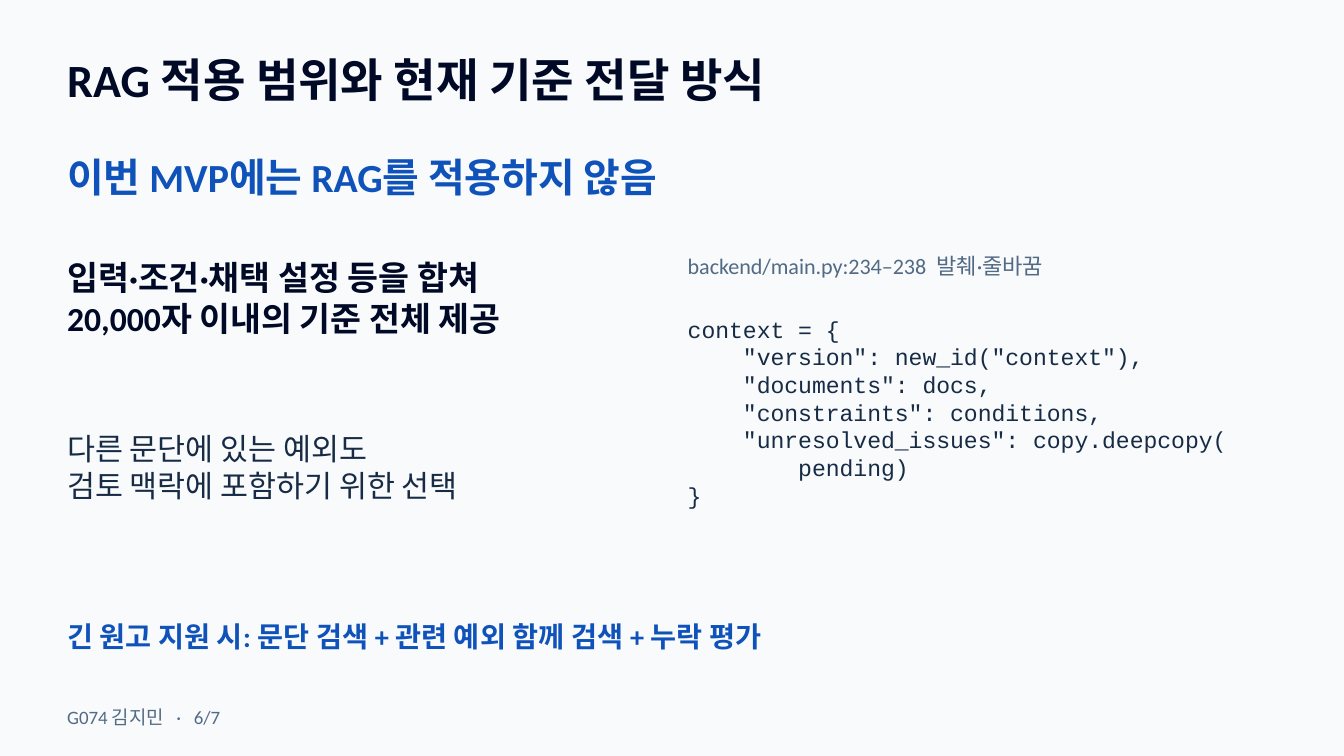
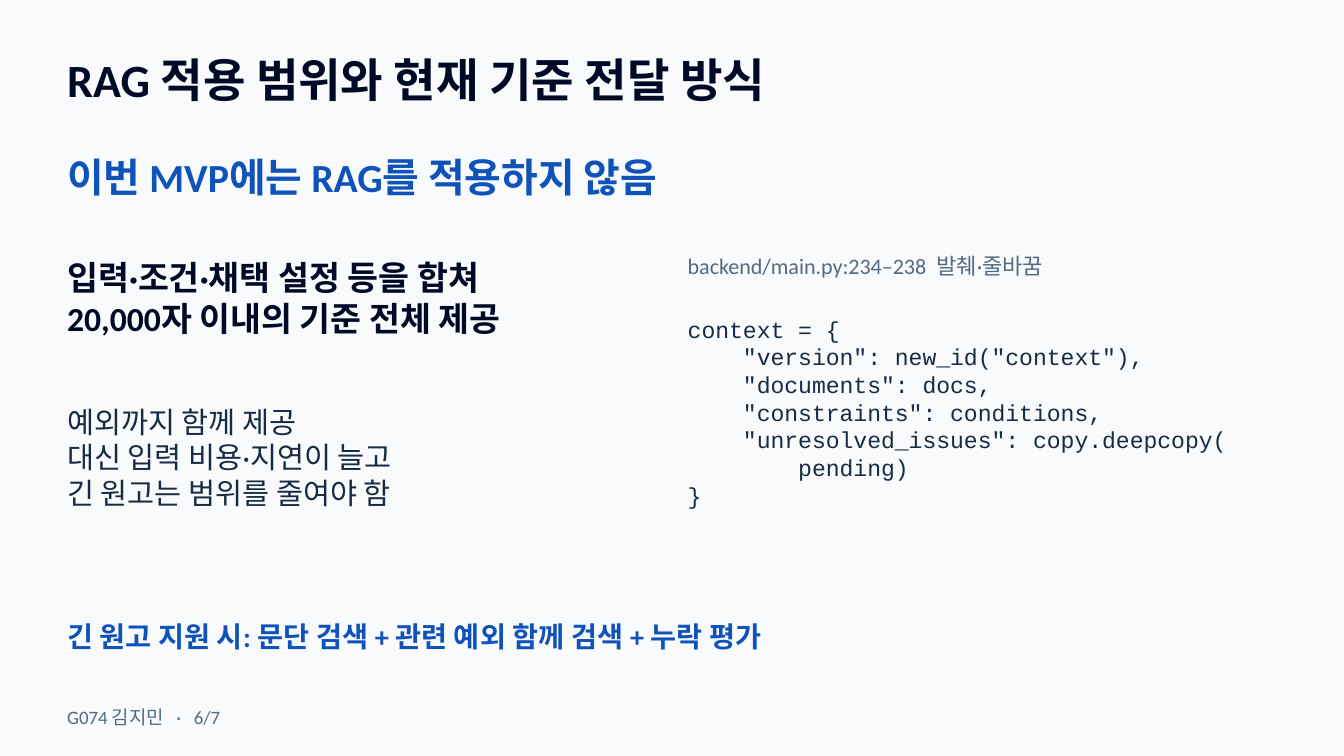
Before and after one commit to OMGimin/loreforge, a slide deck: slide 6 of docs/presentation/LoreForge-G074-KimJimin.pptx. Drawn at 1344x756 pixels with LibreOffice and Linux fonts; fonts in the diff are those of the drawing. Boxes give left, top, right and bottom in pixels: in the first picture for what was removed or moved away, otherwise in the second. Text is boxed around its words. In the diff, an @@ line names an element or a change of style, - is before the commit and + after.

Commit message:
docs(presentation): show routing conditions and concrete design tradeoffs
변경 내용
- 3장에 최신 생성 결과 관계도와 원문 검토 화면을 함께 배치했다.
- 4장에 실제 route 조건식과 조건부 연결 코드를 표시해 수정 판단의 세 조건을 설명하도록 바꿨다.
- 6·7장에 전체 기준의 비용·지연과 수정 상한으로 남을 수 있는 문제를 명시했다.
- 발표 대본과 7개 발표자 노트를 동기화하고 7장·285초 목표 배분을 유지했다.

변경 이유
- 평가자가 구현 결과와 코드의 실제 판단 로직, 설계 선택의 대가를 발표 안에서 확인할 수 있도록 보완했다.

검증
- PPTX 구조·레이아웃·폰트·재가져오기 검사 통과, 7장 전체 렌더링 확인.
- 슬라이드 route 조건식을 AST로 파싱해 실제 workflow.py의 조건식과 동일함을 확인했다.
- 대본과 노트 일치, 화면 시간 표시 없음, 변경 대상 밖 1·2·5장 픽셀 동일성을 확인했다.
- 대본 공백 제외 1,371자, 목표 285초. 실제 낭독 시간과 PowerPoint 네이티브 발표 환경은 측정하지 않았다.

주의사항
- 화면은 과거 공개 실제 API 저장 결과의 최신 UI 재열람이며 신규 생성 품질 검증이 아니다.

```diff
--- a/docs/presentation/LoreForge-G074-KimJimin.pptx
+++ b/docs/presentation/LoreForge-G074-KimJimin.pptx
@@ text at <box>67,408,392,507</box>: text changed; size 21.8 to 21 pt @@
-다른 문단에 있는 예외도
-검토 맥락에 포함하기 위한 선택
+예외까지 함께 제공
+대신 입력 비용·지연이 늘고
+긴 원고는 범위를 줄여야 함
```
Also in this commit, not shown: 3 other slides changed, 1 other file.
